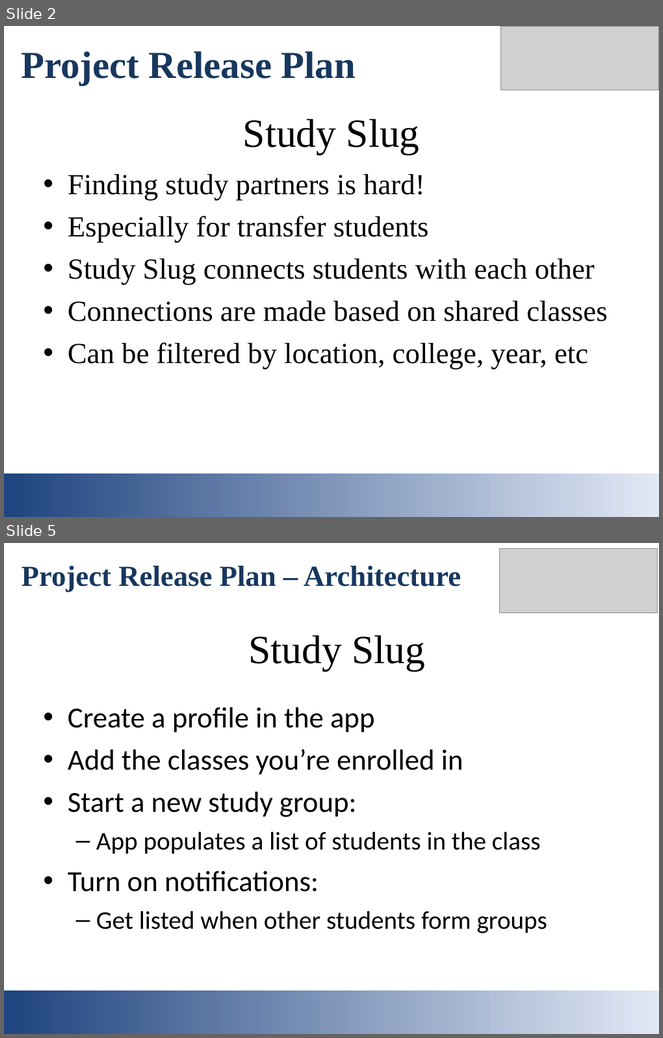
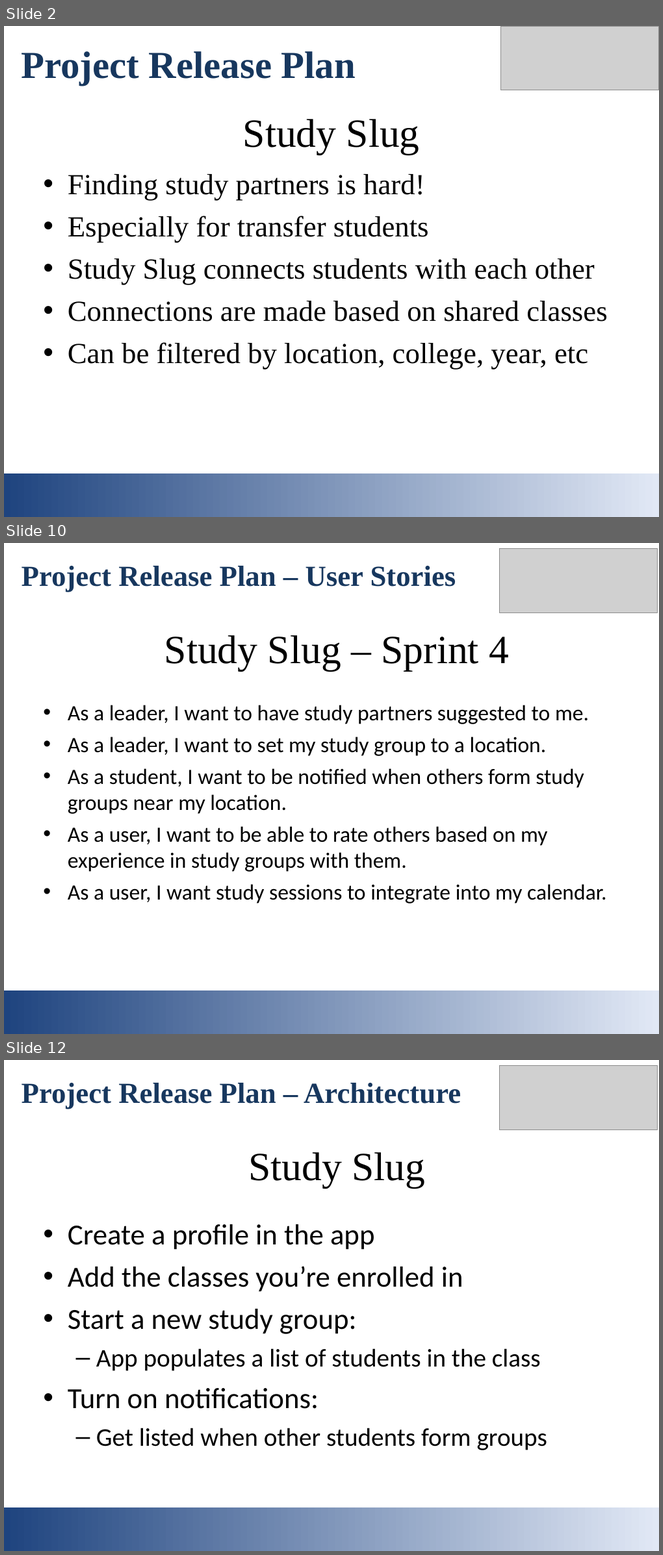
Before and after one commit to mmaall/StudySlug, a slide deck: documentation/studyslug_intro_slides.ppt. Shown one above the other, each under a label of ours: slides 2 and 5 before the commit, slides 2, 10 and 12 after it; the slides between them are not shown. The pictures are 663x1038 and 663x1555 pixels, drawn with LibreOffice and Linux fonts; fonts in the diff are those of the drawing; grey boxes stand for pictures. Boxes give left, top, right and bottom in pixels: in the first picture for what was removed or moved away, otherwise in the second. Text is boxed around its words. In the diff, an @@ line names an element or a change of style, - is before the commit and + after.

```diff
--- a/documentation/studyslug_intro_slides.ppt
+++ b/documentation/studyslug_intro_slides.ppt
@@ slide 10 added at (x1=4, y1=543, x2=659, y2=1034), background #FFFFFF @@
@@ picture added at (x1=499, y1=548, x2=658, y2=613) @@
@@ text added at (x1=22, y1=566, x2=456, y2=592), 32 pt, text #17375E, bold @@
+Project Release Plan – User Stories
@@ title added at (x1=165, y1=635, x2=509, y2=671), 44 pt, text #000000 @@
+Study Slug – Sprint 4
@@ text added at (x1=68, y1=705, x2=607, y2=904), 24 pt, text #000000 @@
+• As a leader, I want to have study partners suggested to me.
+• As a leader, I want to set my study group to a location.
+• As a student, I want to be notified when others form study groups near my location.
+• As a user, I want to be able to rate others based on my experience in study groups with them.
+• As a user, I want study sessions to integrate into my calendar.
@@ rectangle added at (x1=4, y1=990, x2=659, y2=1034), fill gradient #1F447F to #E1E8F5 @@
@@ what was slide 5 is now slide 12 @@
```
Also in this commit, not shown: 3 slides changed, 6 other slides added.
